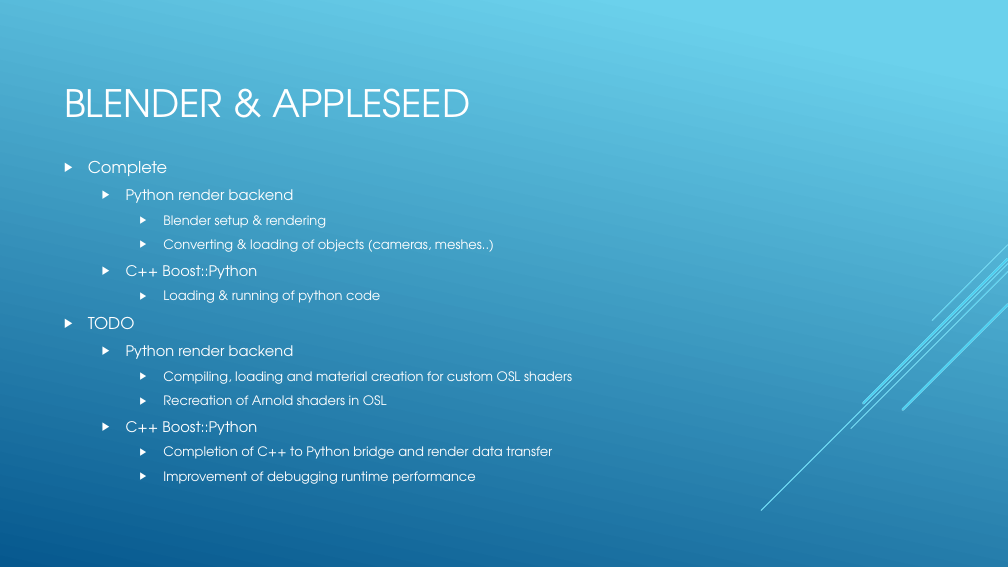
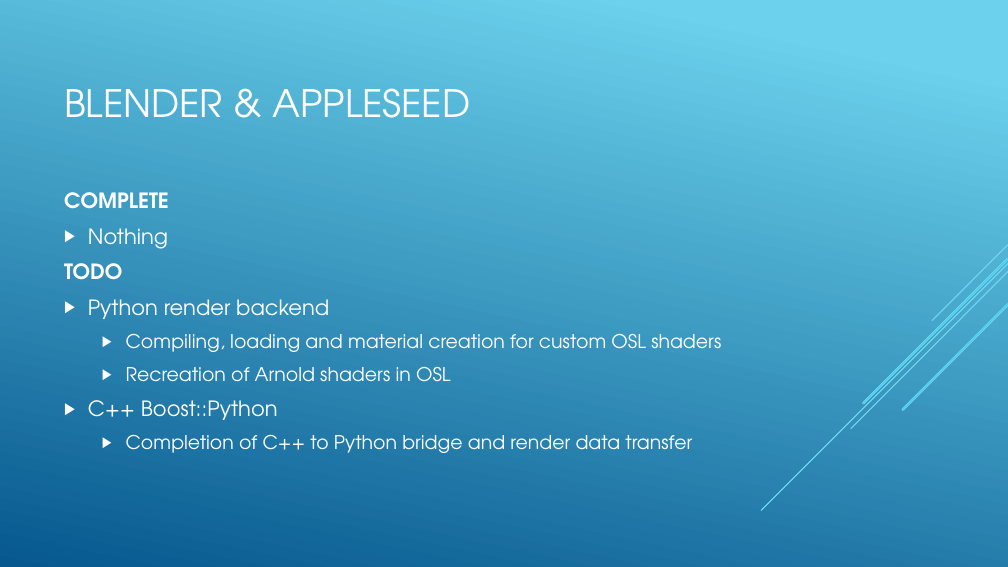
Before and after one commit to dralois/PR-Rendering, a slide deck: slide 2 of doc/Status.pptx (slide 1 before the commit). Drawn at 1008x567 pixels with LibreOffice and Linux fonts; fonts in the diff are those of the drawing. Boxes give left, top, right and bottom in pixels: in the first picture for what was removed or moved away, otherwise in the second. Text is boxed around its words. In the diff, an @@ line names an element or a change of style, - is before the commit and + after.

Commit message:
Documention update
- Updated status presentation
- Added OSL docs
- Added test shader
- Added shaders to cmake project

```diff
--- a/doc/Status.pptx
+++ b/doc/Status.pptx
@@ text at bbox=[64, 192, 169, 249]: text changed; size 12.4 to 20 pt; bold on @@
-▶ Complete
-  ▶ Python render backend
-    ▶ Blender setup & rendering
-    ▶ Converting & loading of objects (cameras, meshes..)
-  ▶ C++ Boost::Python
-    ▶ Loading & running of python code
+COMPLETE
+▶ Nothing
@@ text at bbox=[64, 263, 721, 453]: size 15.5 to 20 pt, bold on in "TODO"; size 13.9 to 20 pt in "Python render backend", "C++ Boost::Python"; size 12.4 to 18 pt in "Compiling, loading and material creation for custom ...", "Recreation of Arnold shaders in OSL", "Completion of C++ to Python bridge and ..."; bullet ▶ to none; list level 2 to 1 in "Python render backend"; list level 3 to 2 in "Compiling, loading and material creation ..."; list level 3 to 2 in "Recreation of Arnold shaders in ..."; list level 2 to 1 in "C++ Boost::Python"; list level 3 to 2 in "Completion of C++ to Python ..." @@
@@ text at bbox=[251, 471, 388, 481]: paragraph removed @@
-    ▶ Improvement of debugging runtime performance
```
Also in this commit, not shown: 2 other slides changed, 1 slide added, 4 other files.
